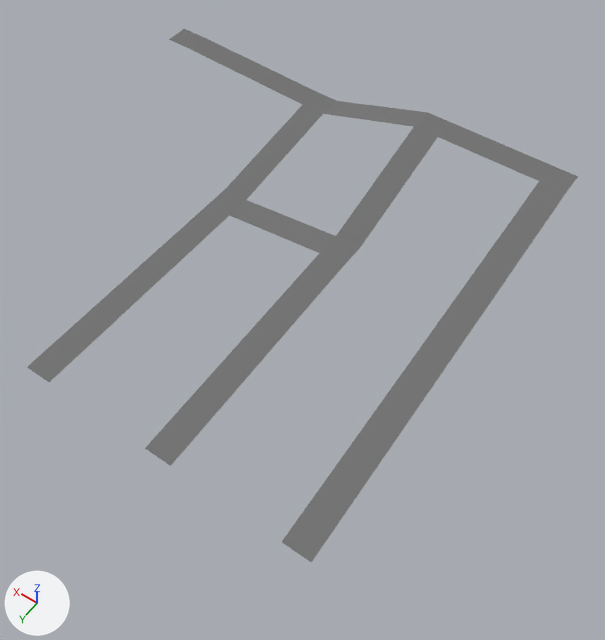
The glTF model assets/models/districts/agustin/lebis.glb as it was, and as the next commit left it.
The view is the same before and after, from a 50 mm lens placed at (-21.7, 29.2, 87.3), pointed at (18.8, -27.5, -1.7). The axes (+X, +Y, +Z) are drawn at lower left. The lights are the same throughout. The first picture is the older version. Objects named as collision shapes, trigger or cutter boxes, shadow casters or lower levels of detail are left out. Where no turn or scale is listed for an object, it has been applied to the vertices. Vertices at exactly the same position are counted once.
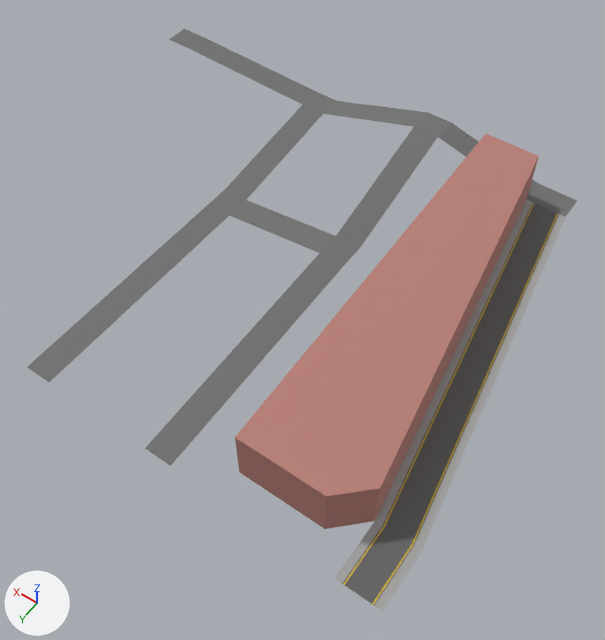
The newer file is also turned or shifted as a whole; pictures and numbers use the older file's frame.

What changed in the scene script:
```text
Add img_road_vertical_yellow:
    img_road_vertical_yellow = load_image('road_vertical_yellow', '_unpacked/road_vertical_yellow', 256, 256, 'sRGB')
Add mat_material_002:
    mat_material_002 = principled_material('Material.002')
    mat_material_002.texture = img_road_vertical_yellow
    mat_material_002.roughness = 1.0
Add mat_material:
    mat_material = principled_material('Material')
    mat_material.base_color = (0.479, 0.216, 0.184)  # pink #b88077
    mat_material.roughness = 1.0
Change me_plane:
    used by ob_plane; location = (0.0, 0.0, 0.0)
    verts and faces of me_plane; kept vertices keep their numbers, new ones are numbered from 30
    before: 0 (-2.0, -60.0, 8.0) at pixel (566, 192), 1 (2.0, -60.0, 8.0) at pixel (539, 181), 2 (-2.0, 0.0, 0.0) at pixel (311, 562), 3 (2.0, 0.0, 0.0) at pixel (281, 542), 4 (-2.0, -64.0, 8.0) at pixel (578, 176)
    before: 5 (2.0, -64.0, 8.0) at pixel (551, 165)
    remove me_plane.from_pydata(...)  # 30 vertices, 30 faces; spans x -2.0..70.0, y -64.0..0.0, z 0.0..8.0
    add me_plane.from_pydata(...)  # 32 vertices, 32 faces; spans x -11.0..70.0, y -64.0..0.0, z 0.0..8.0
    me_plane part 1
    add delete_vertices([2, 3])  # with the faces that use them
    add verts[0] = (-3.0, -60.0, 4.0)  # moved, pixel (565, 216)
    add verts[4] = (-3.0, -64.0, 4.0)  # moved, pixel (577, 200)
    add verts[1] = (3.0, -60.0, 4.0)  # moved, pixel (526, 199)
    add verts[5] = (3.0, -64.0, 4.0)  # moved, pixel (538, 183)
    add verts[30] = (-11.0, 0.0, 0.0)  # pixel (382, 611)
    add verts[31] = (-5.0, 0.0, 0.0)  # pixel (334, 578)
    add verts[32] = (-11.0, -8.0, 0.0)  # pixel (421, 551)
    add verts[33] = (-5.0, -8.0, 0.0)  # pixel (374, 521)
    add faces += [(31, 32, 33), (30, 32, 31), (0, 1, 33), (0, 33, 32)]  # mat_material_002 (picture img_road_vertical_yellow)
    add me_plane.materials.append(mat_material_002)  # picture img_road_vertical_yellow
Add me_cube:
    me_cube.from_pydata([(2.0, -56.0, 4.0), (2.0, -56.0, 12.0), (-6.0, -4.0, 0.0), (-6.0, -4.0, 8.0), (10.0, -56.0, 4.0), (10.0, -56.0, 12.0), (10.0, 0.0, 0.0), (10.0, 0.0, 8.0), (-2.0, 0.0, 0.0), (-2.0, 0.0, 8.0), (6.0, -56.0, 4.0), (6.0, -56.0, 12.0)], [], [(0, 1, 3), (0, 3, 2), (8, 9, 7), (8, 7, 6), (6, 7, 5), (6, 5, 4), (10, 11, 1), (10, 1, 0), (9, 3, 1), (9, 1, 11), (7, 9, 11), (7, 11, 5), (4, 5, 11), (4, 11, 10), (2, 3, 9), (2, 9, 8)])
    me_cube.materials.append(mat_material)  # pink #b88077
Add ob_cube:
    ob_cube = bpy.data.objects.new('Cube', me_cube)
    ob_cube.location = (1.0, -4.0, 0.0)
```

What differs and where, as boxes [x1, y1, x2, y2] in the pictures (605 x 640 px):
'Plane', reshaped (9% taller): before [27, 29, 578, 562]; after [27, 29, 577, 611]
'Cube', added (pink): after [235, 134, 539, 529]
part 1 of me_plane, built on: before [282, 123, 578, 562]; after [335, 123, 577, 611]
